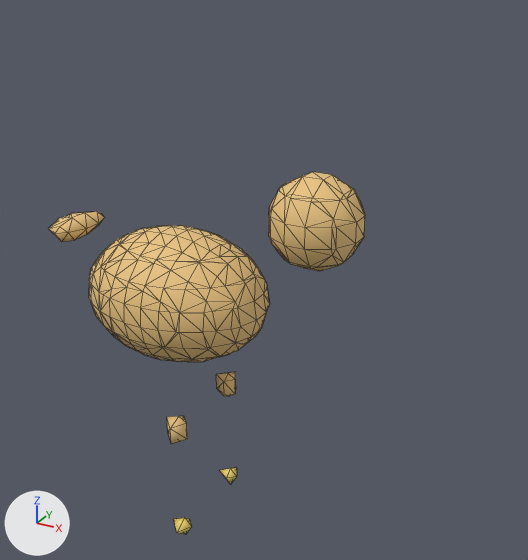
One commit to the glTF model assets/animals/chicken.glb: the scene before it, then after it.
The view is the same before and after, from a 50 mm camera at (0.319, -0.435, 0.466) aimed at (0.069, 0.018, 0.239). Every picture has the same lights, and +X, +Y and +Z are marked at lower left. The older version comes first. Mesh edges are drawn as thin lines.

The first picture shows 'chicken'.
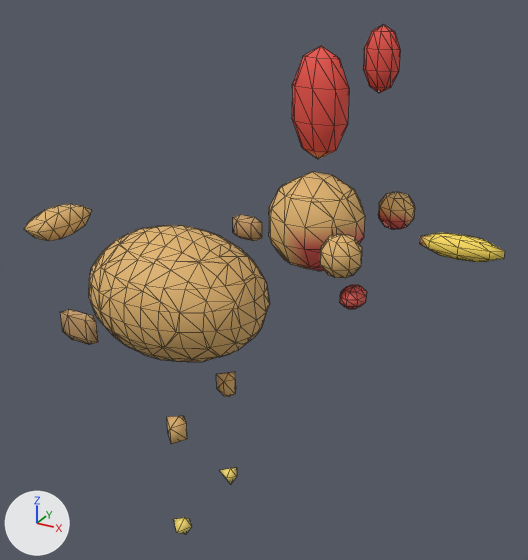
What the commit changed:
me_mesh is used by ob_chicken; location (0.0, 0.0, 0.0).
me_mesh had 480 vertices, 932 faces and spanned x -0.116..0.153, y -0.059..0.059, z 0.011..0.333.
me_mesh now has 720 vertices, 1380 faces and spans x -0.139..0.247, y -0.114..0.114, z 0.011..0.43.
me_mesh part 1: a new loose piece, a UV sphere (8 segments, 5 rings, poles along z) spanning x 0.1..0.14, y -0.011..0.011, z 0.344..0.416, in mat_chickenmat.
me_mesh part 2: a new loose piece, a UV sphere (8 segments, 5 rings, poles along z) spanning x 0.149..0.171, y -0.007..0.007, z 0.39..0.43, in mat_chickenmat.
me_mesh part 3: a new loose piece, a UV sphere (8 segments, 5 rings, poles along z) spanning x 0.193..0.247, y -0.009..0.009, z 0.292..0.308, in mat_chickenmat.
me_mesh part 4: a new loose piece, a UV sphere (8 segments, 5 rings, poles along z) spanning x 0.147..0.173, y 0.037..0.063, z 0.286..0.314, in mat_chickenmat.
me_mesh part 5: a new loose piece, a UV sphere (8 segments, 5 rings, poles along z) spanning x 0.147..0.173, y -0.063..-0.037, z 0.286..0.314, in mat_chickenmat.
me_mesh part 6: a new loose piece, a UV sphere (8 segments, 5 rings, poles along z) spanning x 0.141..0.159, y -0.012..0.012, z 0.242..0.258, in mat_chickenmat.
me_mesh part 7: a new loose piece of 28 vertices spanning x -0.139..-0.101, y -0.033..0.033, z 0.249..0.272, in mat_chickenmat.
me_mesh part 8: a new loose piece of 16 vertices spanning x -0.016..0.016, y 0.106..0.114, z 0.228..0.252, in mat_chickenmat.
me_mesh part 9: a new loose piece of 16 vertices spanning x -0.016..0.016, y -0.114..-0.106, z 0.228..0.252, in mat_chickenmat.
Part 10, on me_mesh:
24 vertices are removed from x -0.116..-0.083, y -0.029..0.029, z 0.25..0.27.
44 faces are deleted.
me_mesh part 11: 888 kept faces spanning x -0.077..0.153, y -0.059..0.059, z 0.011..0.333 get new vertex colours; the middle colour goes from beige #eac481 to orange #e2b56f.

Changed parts and their boxes [x1, y1, x2, y2] in the pictures (528 x 560 px):
'chicken', reshaped (52% wider, 40% taller)
    before: [48, 172, 365, 535]
    after: [24, 25, 505, 535]
part 1 of me_mesh, added
    after: [292, 46, 349, 159]
part 2 of me_mesh, added
    after: [363, 25, 400, 93]
part 3 of me_mesh, added
    after: [419, 233, 505, 262]
part 4 of me_mesh, added
    after: [378, 192, 415, 229]
part 5 of me_mesh, added (orange)
    after: [320, 234, 362, 278]
part 6 of me_mesh, added
    after: [340, 285, 367, 309]
part 7 of me_mesh, added (orange)
    after: [24, 204, 92, 241]
part 8 of me_mesh, added
    after: [233, 215, 262, 241]
part 9 of me_mesh, added
    after: [60, 309, 98, 345]
part 10 of me_mesh, deleted
    before: [48, 211, 104, 242]
part 11 of me_mesh, recoloured (beige to orange)
    both: [89, 172, 365, 440]
